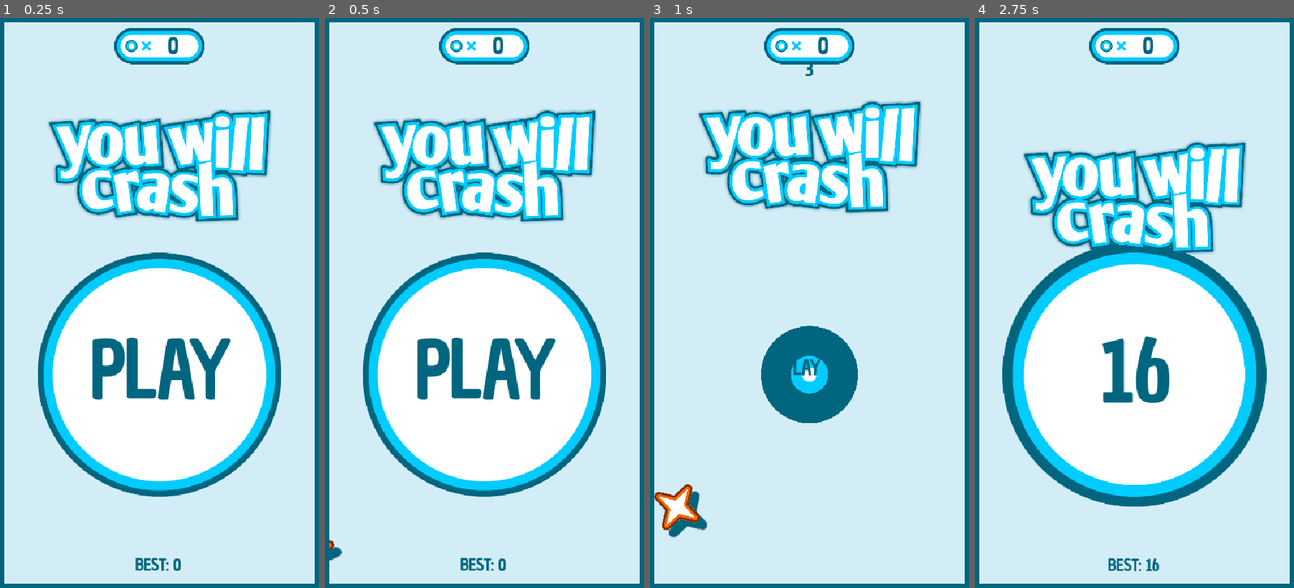
Above: before the commit, frames 1-4 (left to right).
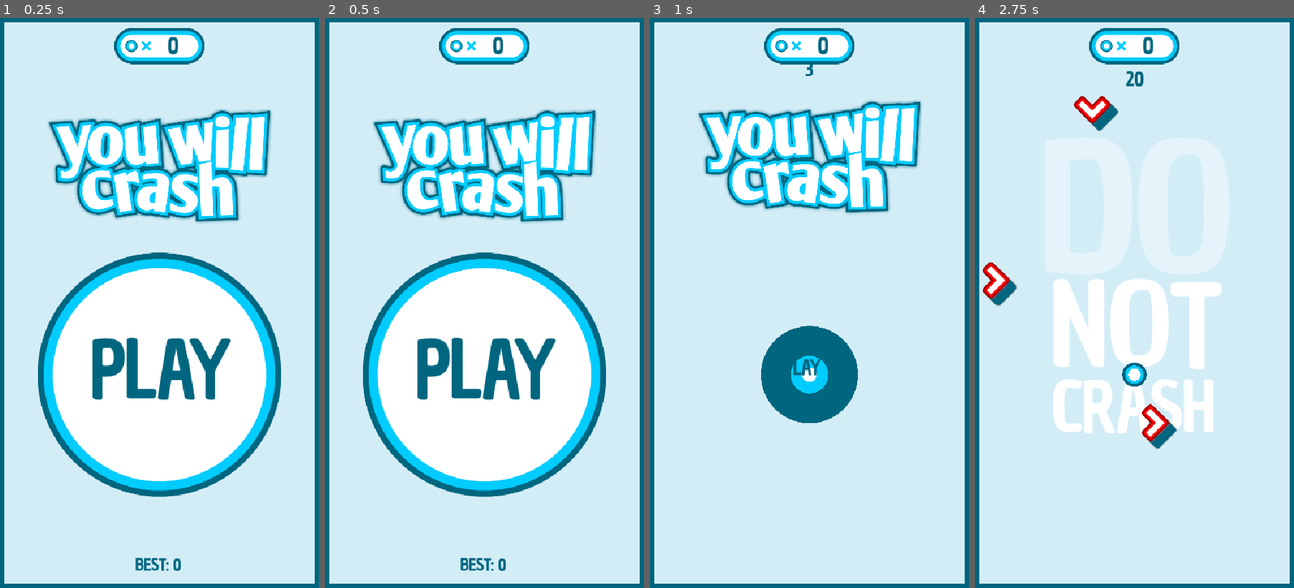
Above: after the commit, the same moments.

Repository: mszylkowski/youwillcrash-godot
Game: Godot game, scene res://Game.tscn
Two runs of this game, one before a commit and one after it. Both use one fixed random seed, a clock stepped at 60 frames per second and the inputs below.
Inputs (mouse positions are in pixels of both pictures, inside the frame that each line leads up to):
- Up to frame 1 (0.25 s): no input
- Up to frame 2 (0.5 s): no input
- Up to frame 3 (1 s): move the mouse to (809, 377) at 0.52 s; click (809, 377) at 0.67 s
- Up to frame 4 (2.75 s): move the mouse to (1070, 331) at 1.27 s; click (1070, 331) at 1.42 s; move the mouse to (1166, 177) at 2.02 s; click (1166, 177) at 2.17 s

Frame 1 is identical in both runs. In frame 2, less than 0.1% of the frame differs, in the area x 1-6%, y 91-96%; in frame 3, 0.9%; in frame 4, 36%, in the area x 2-92%, y 9-98%.

Commit message:
preparing for play store upload

Diff:
--- a/Game.tscn
+++ b/Game.tscn
@@ -10,10 +10,8 @@
 [ext_resource type="Theme" uid="uid://cj5jgds7mrx8" path="res://Theme.tres" id="4_t88pq"]
 [ext_resource type="Texture2D" uid="uid://cgpvvibie3ut6" path="res://Textures/Dotscount.png" id="5_t88pq"]
 [ext_resource type="Texture2D" uid="uid://c2bgrbnbufw78" path="res://Textures/Upgrades.png" id="6_3mrqo"]
-[ext_resource type="PackedScene" uid="uid://c3j4bp50vsbrk" path="res://Obstacles/Bar.tscn" id="7_cpsxm"]
 [ext_resource type="Texture2D" uid="uid://bqxp4hh38j5ii" path="res://Textures/Rate.png" id="7_joorw"]
 [ext_resource type="Script" uid="uid://des0au57e7gfd" path="res://Scripts/UI/CurrencyLabel.gd" id="7_yyih5"]
-[ext_resource type="PackedScene" uid="uid://cug3xc43q2uxb" path="res://Obstacles/Star.tscn" id="8_hmewc"]
 [ext_resource type="AudioStream" uid="uid://2u6vwk63ddfc" path="res://Audio/YWC click.mp3" id="8_qjyg3"]
 [ext_resource type="Texture2D" uid="uid://cvgq1x2n5b33n" path="res://Textures/Leaderboards.png" id="10_gwjdr"]
 [ext_resource type="Script" uid="uid://bwa8boii80qn5" path="res://Scripts/UI/ScoreLabel.gd" id="10_hmewc"]
@@ -318,12 +316,6 @@
 script = ExtResource("12_gwjdr")
 play_text = NodePath("../MainMenu/PlayButton/PlayLabel")
 
-[node name="Bar" parent="GameManager" instance=ExtResource("7_cpsxm")]
-position = Vector2(-140, -109)
-
-[node name="Star" parent="GameManager" instance=ExtResource("8_hmewc")]
-position = Vector2(161, -86)
-
 [node name="Player" parent="." instance=ExtResource("2_yhmtn")]
 position = Vector2(0, 120)
 
--- a/project.godot
+++ b/project.godot
@@ -11,7 +11,7 @@
 [application]
 
 config/name="You Will Crash"
-config/version="0.1.0"
+config/version="0.1.1"
 run/main_scene="uid://b5pbc84g5mdio"
 config/custom_user_dir_name="Montevisoft/YouWillCrash"
 config/features=PackedStringArray("4.4", "GL Compatibility")
Not shown: 1 places in Game.tscn that only renumber resources
Binary file changed: Resources/Background.png
Binary file added: Resources/Feature.png
Not shown, added: Resources/Feature.png.import
Binary file changed: Resources/Foreground.png
Binary file added: Resources/Logo.png
Not shown, added: Resources/Logo.png.import
Binary file changed: Resources/Main.png
Binary file changed: Resources/Moochrome.png
Binary file added: Resources/PC Feature.png
Not shown, added: Resources/PC Feature.png.import
Binary file added: Resources/PC Logo 6x4.png
(and 7 more such lines)
